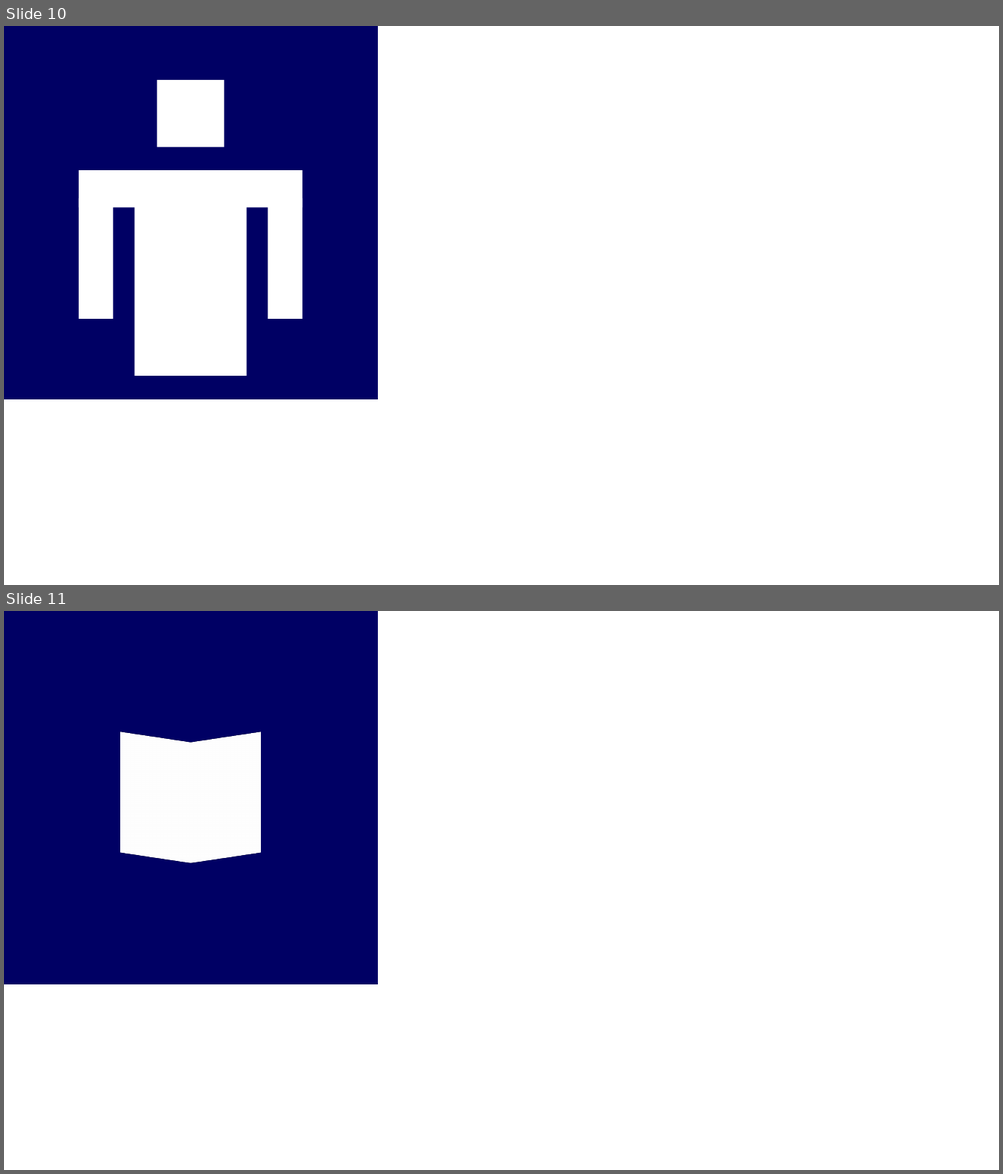
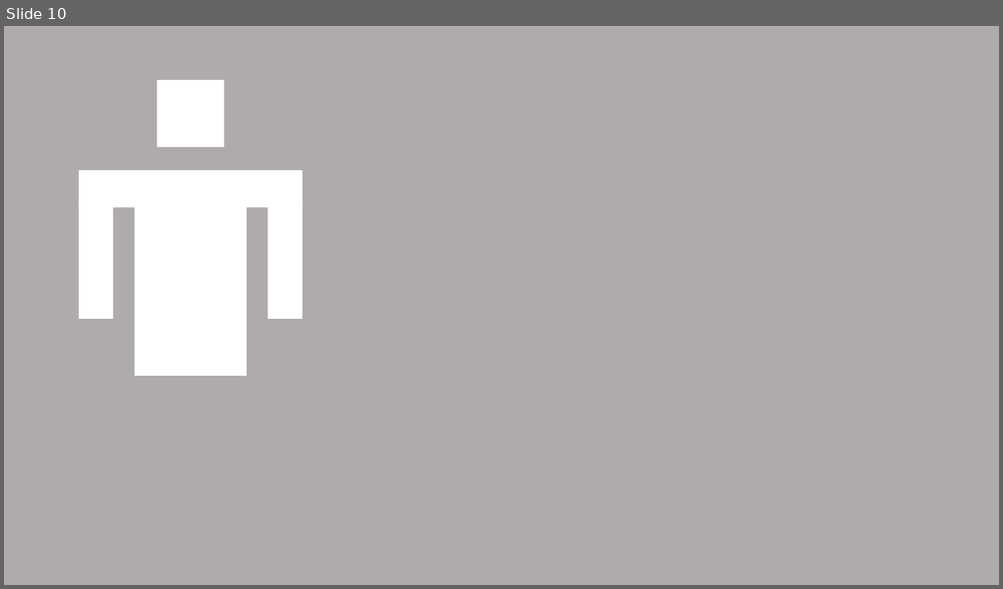
Before and after one commit to ChrisVasterling/chrisvasterling, a slide deck: Files/img/icons/icons.pptx. Shown one above the other, each under a label of ours: slides 10 and 11 before the commit, slide 10 after it. The pictures are 1003x1174 and 1003x589 pixels, drawn with LibreOffice and Linux fonts; fonts in the diff are those of the drawing. Boxes give left, top, right and bottom in pixels: in the first picture for what was removed or moved away, otherwise in the second. Text is boxed around its words. In the diff, an @@ line names an element or a change of style, - is before the commit and + after.

```diff
--- a/Files/img/icons/icons.pptx
+++ b/Files/img/icons/icons.pptx
@@ slide 11 removed at <box>4,611,999,1170</box>, background #FFFFFF @@
@@ rectangle removed at <box>4,611,377,984</box> @@
@@ rectangle removed at <box>116,734,194,861</box> @@
@@ rectangle removed at <box>187,734,264,861</box> @@
@@ slide 10 changed as well @@
@@ background #FFFFFF to #AFABAB @@
@@ rectangle removed at <box>4,26,377,399</box> @@
```
Also in this commit, not shown: 5 other slides changed, 10 slides added, 7 other slides removed, 34 other files.
